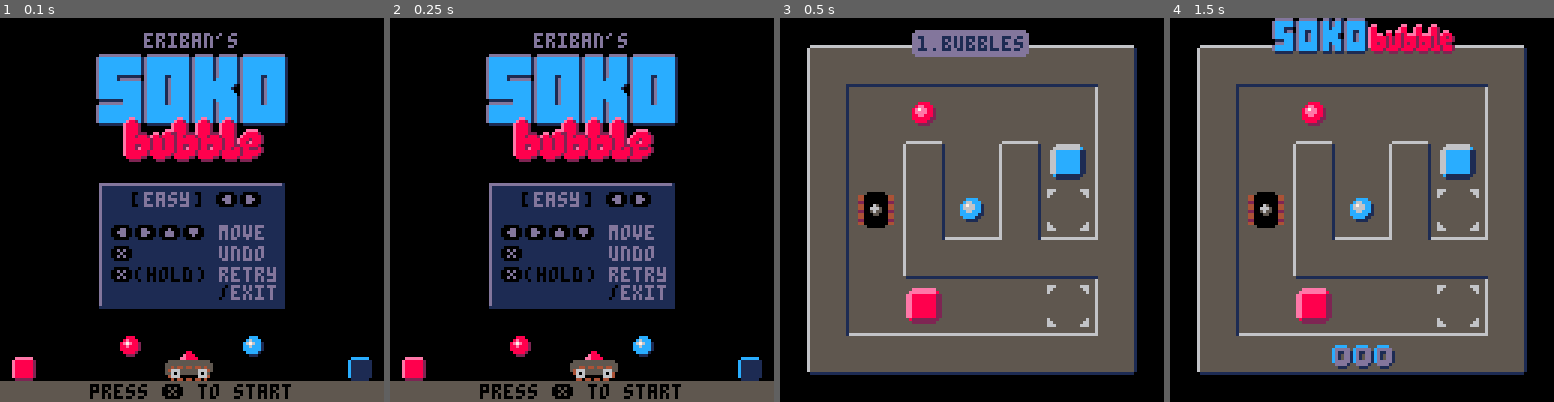
Above: before the commit, frames 1-4 (left to right).
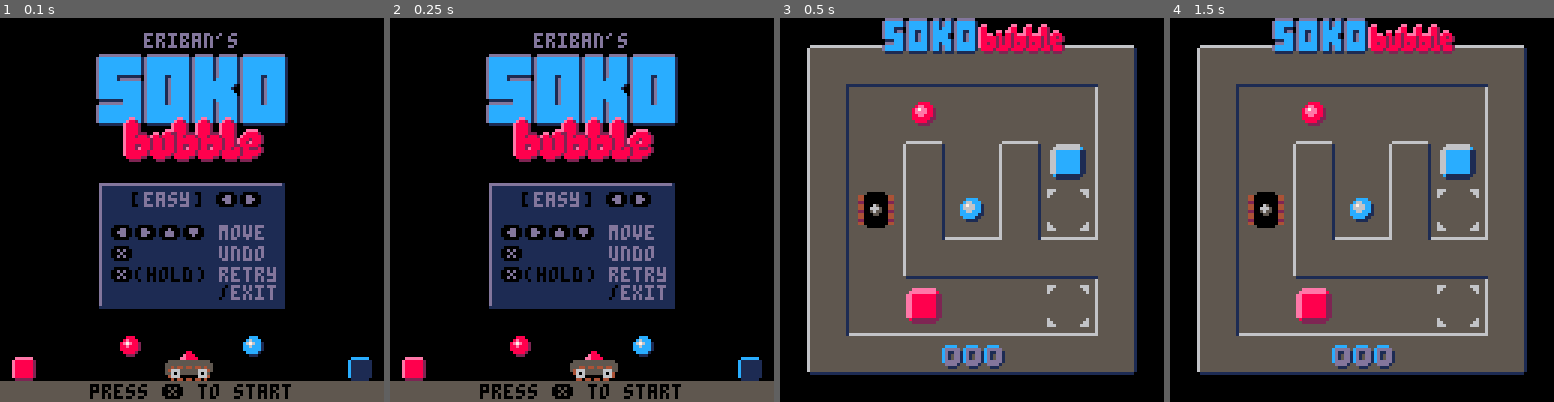
Above: after the commit, the same moments.

Repository: erwinbonsma/SokoBubbleP8
Game: PICO-8 cartridge sokobubble.p8
Same seed, same stepped clock (60 frames per second), same inputs: the game is played once before the commit and once after it.
Inputs:
- Up to frame 1 (0.1 s): no input
- Up to frame 2 (0.25 s): no input
- Up to frame 3 (0.5 s): tap X (X key) at 0.33 s
- Up to frame 4 (1.5 s): tap O (Z key) at 0.7 s; tap X (X key) at 1.07 s

Frames 1-2 are identical in both runs. In frame 3, 4.7% of the frame differs, in the area x 26-75%, y 0-92%; in frame 4, nothing differs.

Commit message:
Use easing for level slide; tweak timings

Diff:
--- a/sokobubble.p8
+++ b/sokobubble.p8
@@ -284,7 +284,10 @@
  return costatus(cr)=="dead"
 end
 
-function do_nothing()
+function ease(x)
+ return (
+  x<=0.5 and x*x*2 or 1-ease(1-x)
+ )
 end
 
 function wait(steps)
@@ -336,18 +339,16 @@
 )
  local state=args[1]
 
- state.lvl_new.hide_score=true
-
  if state.lvl_old then
-  for i=0,128,4 do
-   state.offset=i
+  for i=0,60 do
+   state.offset=ease(i/60)*128
    yield()
   end
+  wait(30)
  else
   state.offset=128
  end
 
- wait(60)
  state.lvl_new.hide_score=false
 
  sfx(6)
@@ -362,6 +363,7 @@
   lvl_new=lvl_new,
   lvl_old=lvl_old
  }
+ lvl_new.hide_score=true
 
  anim=cowrap(
   "level_start",
@@ -425,7 +427,7 @@
  local lvl=args[1]
 
  sfx(2)
- wait(30)
+ wait(60)
  if lvl.idx==#level_defs then
   --from end go to stats
   scene=_statsview
@@ -546,19 +548,16 @@
 
  sfx(1)
 
- for i=3,-8,-1 do
-  state.name_y=i
-  yield()
- end
- state.name_y=nil
-
- for i=0,128,4 do
-  state.offset=i
-  yield()
- end
-
- for i=-7,3 do
-  state.name_y=i
+ for i=0,60 do
+  if i<10 then
+   state.name_y=3-i
+  elseif i>50 then
+   state.name_y=i-57
+  else
+   state.name_y=nil
+  end
+
+  state.offset=ease(i/60)*128
   yield()
  end
 end
